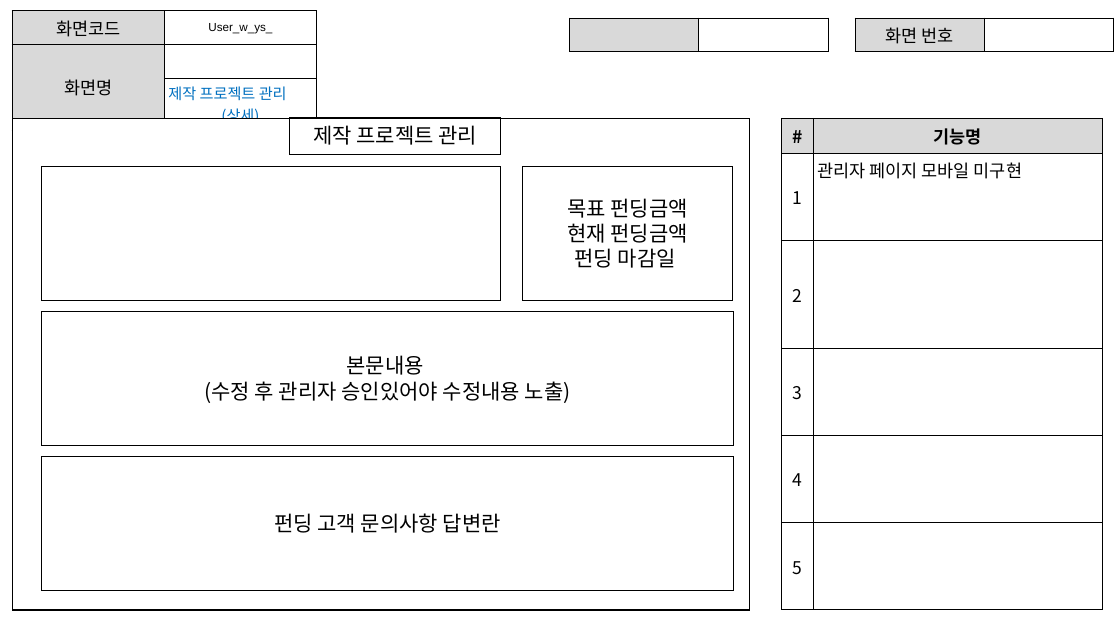
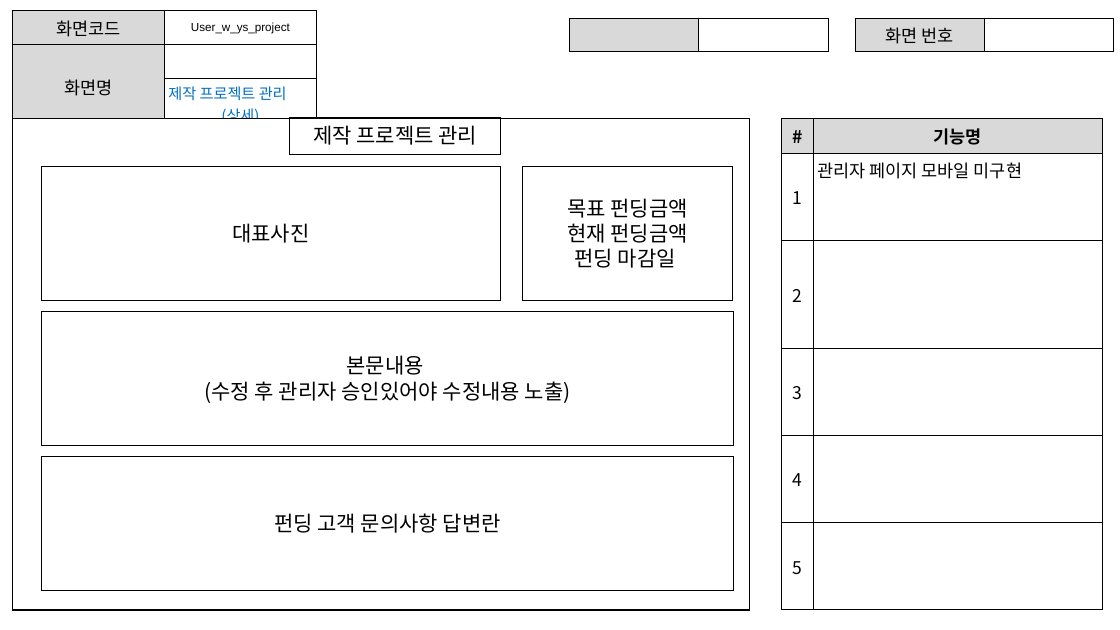
Before and after one commit to ezenteam2/EzenCrowdFunding, a slide deck: slide 13 of project03 화면설계서/project03 - 화면 설계서 - 용승.pptx. Drawn at 1120x630 pixels with LibreOffice and Linux fonts; fonts in the diff are those of the drawing. Boxes give left, top, right and bottom in pixels: in the first picture for what was removed or moved away, otherwise in the second. Text is boxed around its words. In the diff, an @@ line names an element or a change of style, - is before the commit and + after.

```diff
--- a/project03 화면설계서/project03 - 화면 설계서 - 용승.pptx
+++ b/project03 화면설계서/project03 - 화면 설계서 - 용승.pptx
@@ table at (12,11,316,123) @@
-row 1, column 2: User_w_ys_
+row 1, column 2: User_w_ys_project
@@ text in rectangle at (232,223,309,243): text added @@
+대표사진
```
Also in this commit, not shown: 13 other slides changed, 1 slide added.
